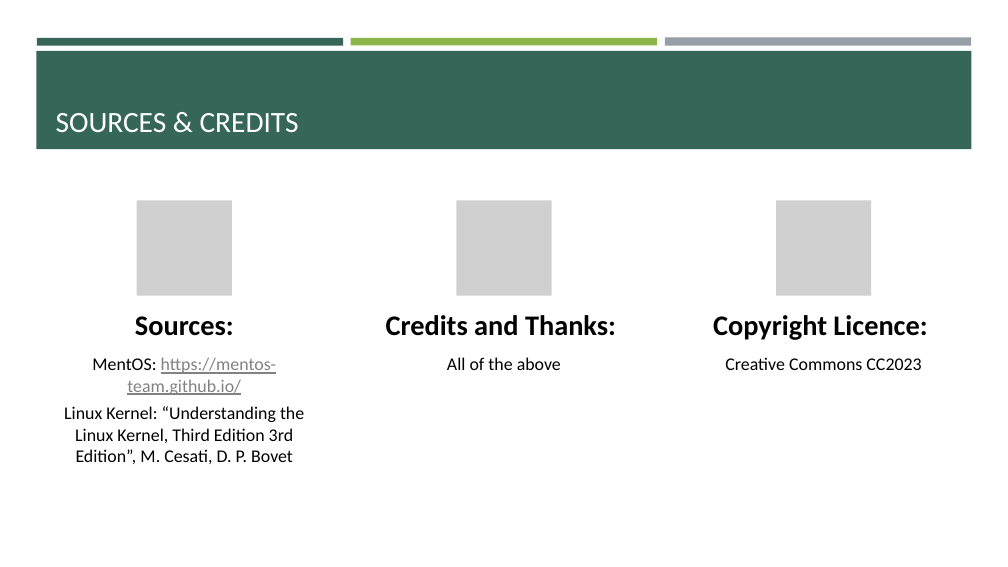
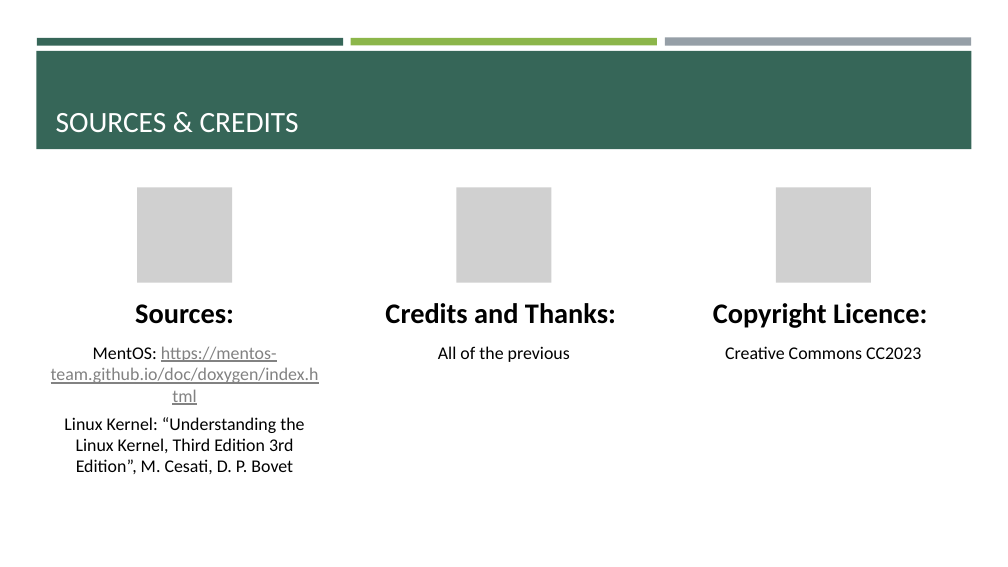
Before and after one commit to ProgrammazioneDiSistema2023-IA-ZZ/Group04, a slide deck: slide 20 of MentOS - Implementazione Buddy System.pptx. Drawn at 1008x567 pixels with LibreOffice and Linux fonts; fonts in the diff are those of the drawing; grey boxes stand for pictures. Boxes give left, top, right and bottom in pixels: in the first picture for what was removed or moved away, otherwise in the second. Text is boxed around its words. In the diff, an @@ line names an element or a change of style, - is before the commit and + after.

```diff
--- a/MentOS - Implementazione Buddy System.pptx
+++ b/MentOS - Implementazione Buddy System.pptx
@@ 3 texts, 3 pictures: place and size @@
-3 texts, 3 pictures at (135, 200, 927, 340)
+3 texts, 3 pictures at (135, 188, 927, 328)
@@ text "MentOS: https://mentos-team.github.io/doc/doxygen/index.html": place and size @@
-text "MentOS: https://mentos-team.github.io/doc/doxygen/index.html" at (64, 357, 304, 464)
+text "MentOS: https://mentos-team.github.io/doc/doxygen/index.html" at (51, 346, 319, 474)
@@ text at (51, 346, 319, 384): text changed @@
-MentOS: https://mentos-team.github.io/
+MentOS: https://mentos-team.github.io/doc/doxygen/index.html
@@ text at (438, 346, 570, 362): text changed @@
-All of the above
+All of the previous
@@ text "Creative Commons CC2023": place and size @@
-text "Creative Commons CC2023" at (725, 357, 921, 370)
+text "Creative Commons CC2023" at (725, 346, 921, 359)
```
Also in this commit, not shown: 3 other files.
